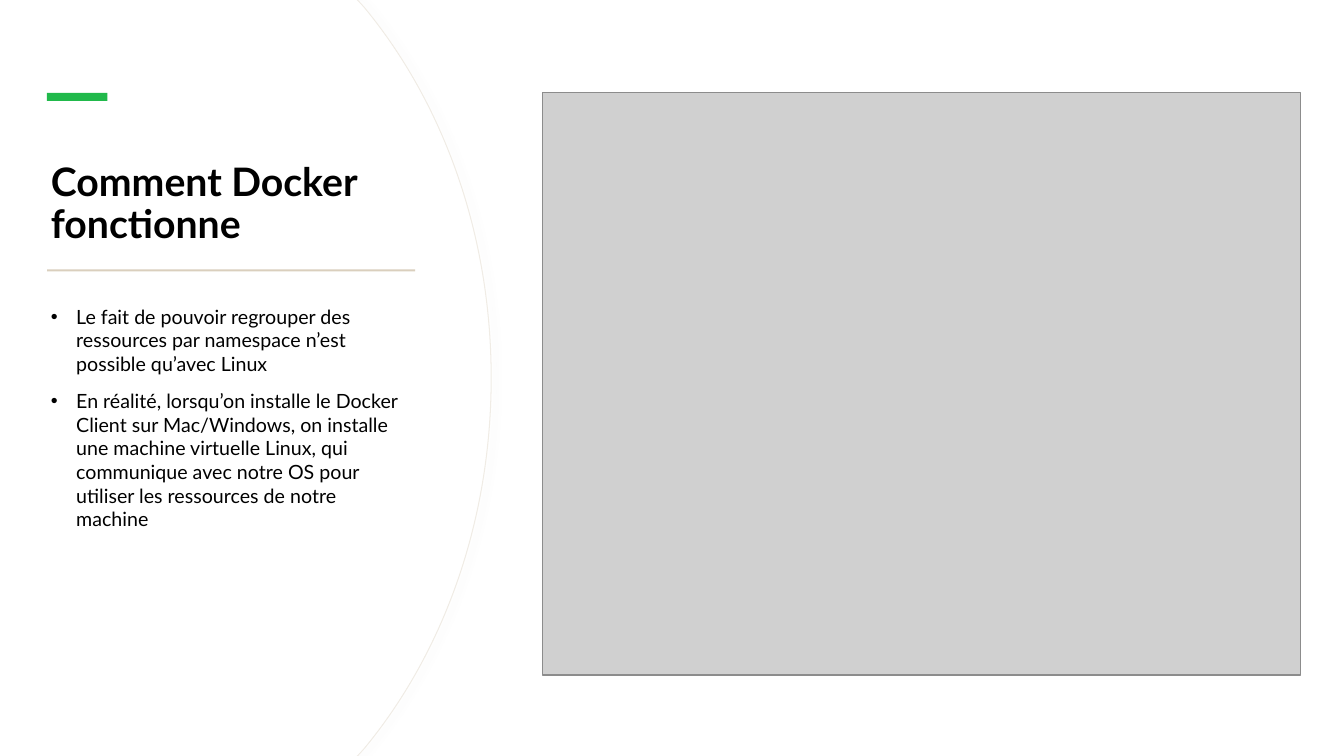
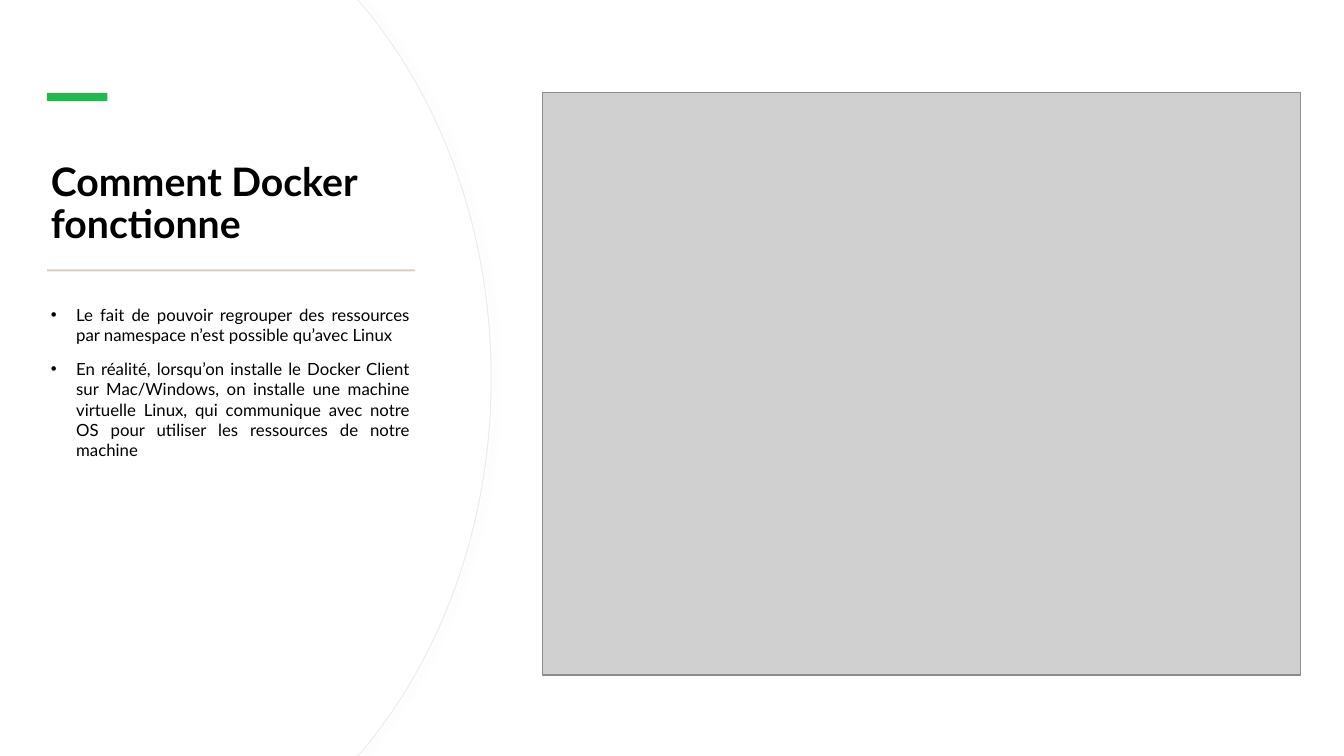
Before and after one commit to IPSSIASIDEV2/Jedy-DockerKubernetes-Formation, a slide deck: slide 14 of Cours/Cours.pptx. Drawn at 1344x756 pixels with LibreOffice and Linux fonts; fonts in the diff are those of the drawing; grey boxes stand for pictures. Boxes give left, top, right and bottom in pixels: in the first picture for what was removed or moved away, otherwise in the second. Text is boxed around its words. In the diff, an @@ line names an element or a change of style, - is before the commit and + after.

```diff
--- a/Cours/Cours.pptx
+++ b/Cours/Cours.pptx
@@ text "Le fait de pouvoir regrouper ..." at (x1=76, y1=308, x2=410, y2=456): size 14 to 12 pt; alignment left to justified @@
```
Also in this commit, not shown: 7 other slides changed, 1 slide added.
